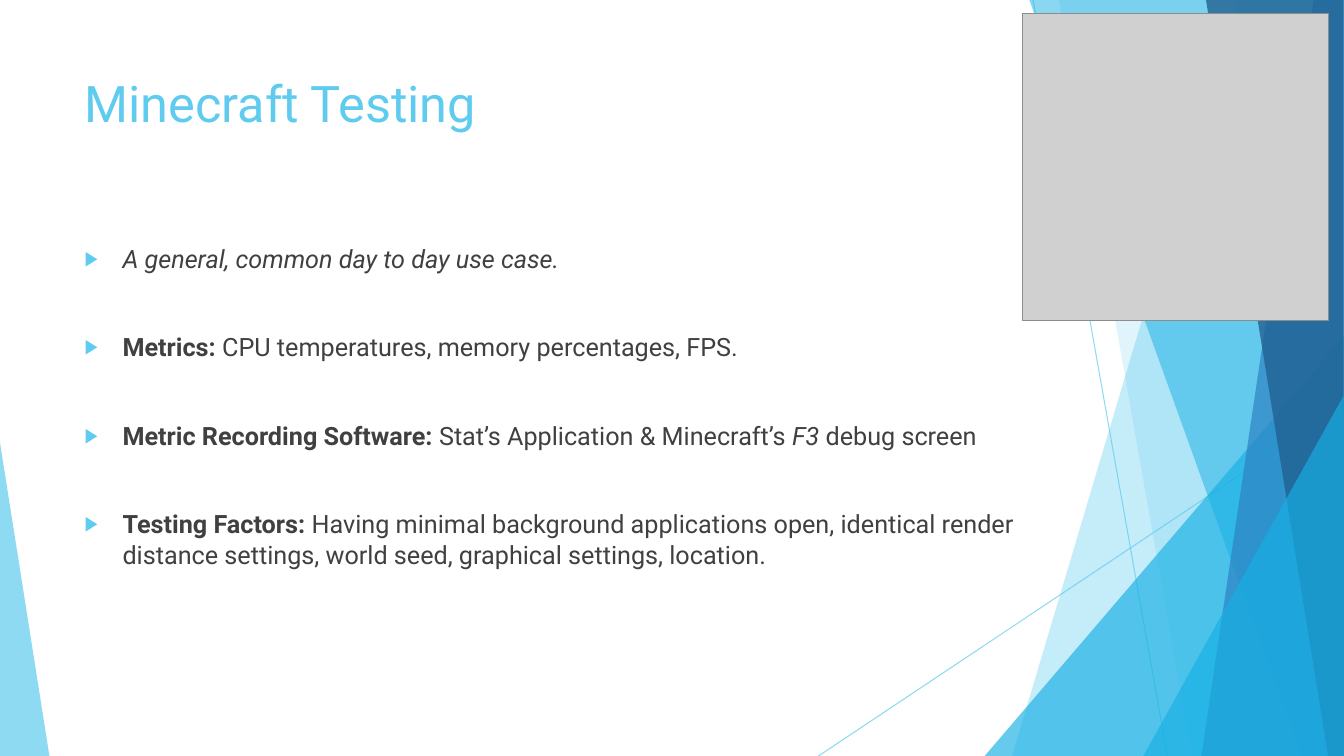
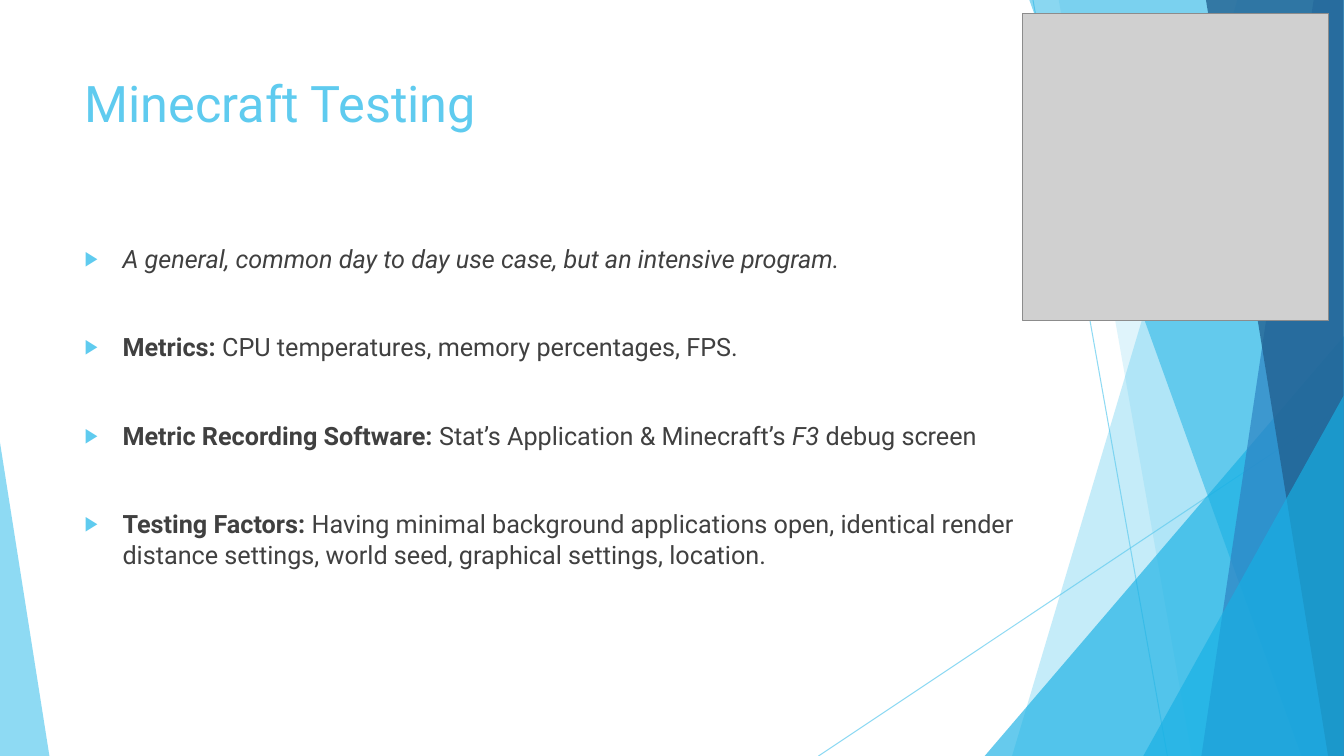
Before and after one commit to Cnh1116/Computer-Architecture-Project, a slide deck: slide 11 of Project Presentation.pptx (slide 10 before the commit). Drawn at 1344x756 pixels with LibreOffice and Linux fonts; fonts in the diff are those of the drawing; grey boxes stand for pictures. Boxes give left, top, right and bottom in pixels: in the first picture for what was removed or moved away, otherwise in the second. Text is boxed around its words. In the diff, an @@ line names an element or a change of style, - is before the commit and + after.

```diff
--- a/Project Presentation.pptx
+++ b/Project Presentation.pptx
@@ text at (123,249,839,274): text changed @@
-▶ A general, common day to day use case.
+▶ A general, common day to day use case, but an intensive program.
```
Also in this commit, not shown: 7 other slides changed, 1 slide added.
